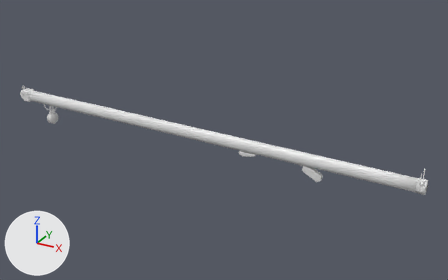
The FBX model Inputs/j22-hero/fbx/SM_J22H_Boom.fbx, before and after one commit.
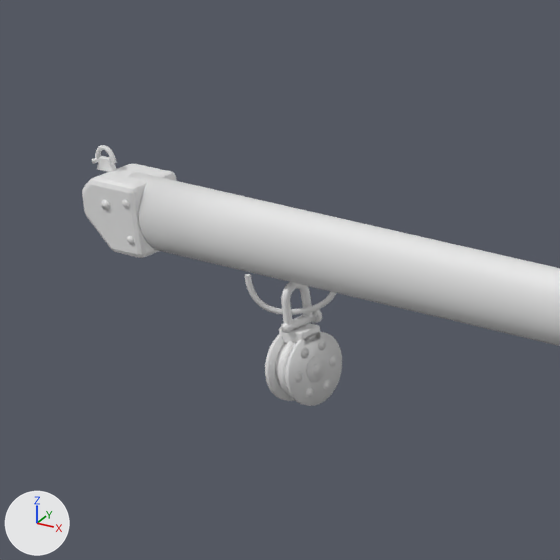
Old and new are each drawn whole from a 50 mm lens placed at (0.378, -2.854, 1.442), pointed at (-1.239, 0.087, -0.028) and again close up on the part from 2% to 20% of the width and 23% to 52% of the height. The axes (+X, +Y, +Z) are drawn at lower left. The lights are the same throughout. The last two pictures show the newer version. Where no turn or scale is listed for an object, it has been applied to the vertices. Vertices at exactly the same position are counted once.

Objects in the first close-up: 'SM_J22H_Boom'.
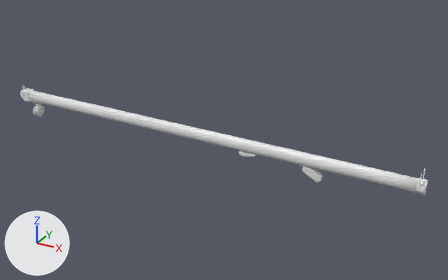
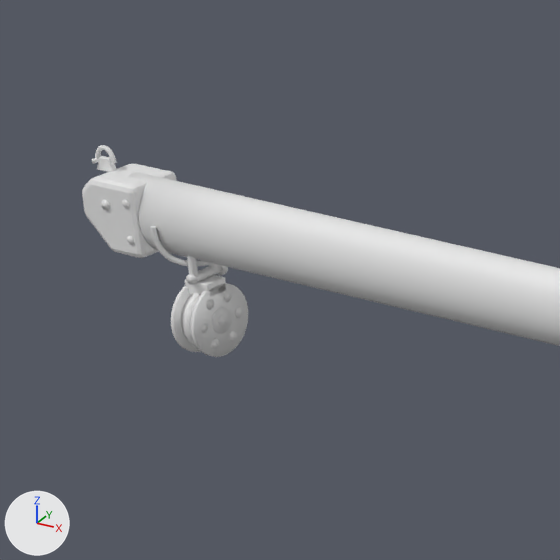
What differs and where, as boxes [x1, y1, x2, y2] in the close-ups (560 x 560 px; the box of a moved part takes in the faces that stretch with it):
```json
{"part": 1, "of": "me_sm_j22h_boom", "change": "moved or reshaped", "before": [244, 274, 342, 406], "after": [150, 226, 248, 357]}
```

Edits to the scene script, one JSON object a line:
```json
{"block": "me_sm_j22h_boom", "where": "# used by ob_sm_j22h_boom; location = (0.0, 0.0, 0.0)"}
{"op": "remove", "block": "me_sm_j22h_boom", "code": "me_sm_j22h_boom.from_pydata(...)  # 8572 vertices, 7506 faces; spans x -2.75..-0.05, y -0.04..0.04, z -0.14..0.09"}
{"op": "add", "block": "me_sm_j22h_boom", "code": "me_sm_j22h_boom.from_pydata(...)  # 8572 vertices, 7506 faces; spans x -2.75..-0.05, y -0.04..0.04, z -0.11..0.09"}
{"block": "me_sm_j22h_boom", "change": "me_sm_j22h_boom part 1: 3000 vertices moved from x -2.54..-2.47, y -0.04..0.04, z -0.14..0.0 to x -2.66..-2.59, y -0.04..0.04, z -0.11..0.03"}
```
